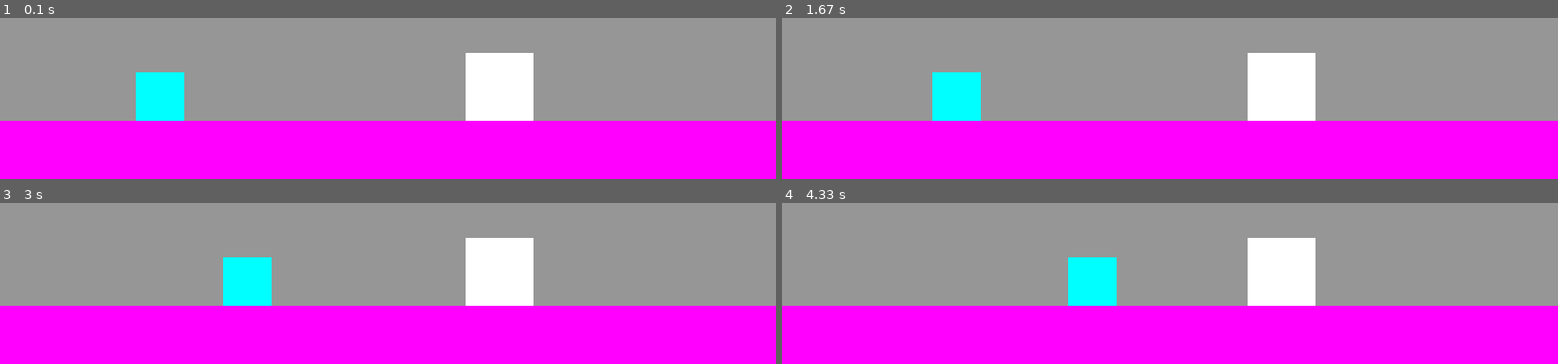
Above: before the commit, frames 1-4 (two rows, left to right).
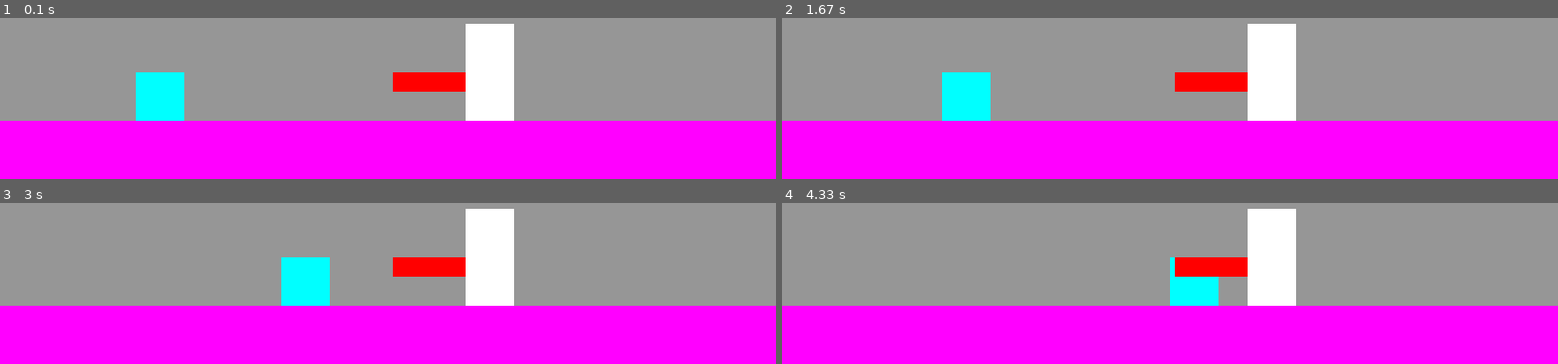
Above: after the commit, the same moments.

Repository: EliaMaillard-Salin/MiniStudio
Game: pygame game, started from IA_Boss.py
The game is run twice, just before and just after one commit, with the same random seed, the same clock (stepped at 60 frames per second) and the same inputs.
Inputs:
- Up to frame 1 (0.1 s): no input
- Up to frame 2 (1.67 s): tap D at 0.33 s
- Up to frame 3 (3 s): tap D at 1.67, 2.07, 2.37, 2.57, 2.9 s
- Up to frame 4 (4.33 s): tap D at 3.2, 3.4, 3.7, 3.97, 4.3 s

The runs differ from the first frame. In frame 1, 3.3% of the frame differs, in the area x 50-69%, y 3-64%; in frame 2, 4.1%; in frame 3, 7.1%, in the area x 28-69%, y 3-64%; in frame 4, 6.4%.

Commit message:
Attack basique Athena

Diff:
--- a/IA_Boss.py
+++ b/IA_Boss.py
@@ -1,38 +1,88 @@
 import pygame as py
 from random import *
-import time
 
 class Boss:
     def __init__(self, x,y,c,w,h):
+        #Athena
         self.x = x
         self.y = y
         self.color = c
         self.width = w
         self.height = h
+        self.status_parry = False
+        #Weapon
+        self.x_weapon = self.x + (self.width/2)
+        self.y_weapon = self.y + (self.height/2)
+        self.range_weapon = 250
+        self.w_weapon = 100
+        self.h_weapon = 20
+        #Shield
+        self.w_shield = 10
+        self.h_shield = h + 10
 
     def move(self):
         self.x -= 5
 
+    def collide_attack(self):
+        if (((self.x_weapon - self.w_weapon) <= player.x+player.width
+            and self.x >= player.x
+            and self.y_weapon <= player.y + player.height
+            and self.y_weapon >= player.y)
+            or ((self.x_weapon + self.w_weapon) >= player.x
+            and self.x + self.width <= player.x +player.width
+            and self.y_weapon <= player.y + player.height
+            and self.y_weapon >= player.y)):
+               return True
+        return False
+
     def attack(self) :
-        py.draw.rect(fen, (255,0,0), (athena.x,athena.y,athena.width,athena.height))
+        clock.tick(60)
+        r = self.range_weapon-self.w_weapon+1
+        attack = True
+        a_duration = 0
+        start = py.time.get_ticks()
+        if self.x > player.x :
+            for _ in range (r//2):
+                update_screen()
+                self.w_weapon+=2
+                if self.collide_attack() and player.hp > 0 and attack:
+                    player.hp -= 1
+                    attack = False
+        else :
+            for _ in range(r//2):
+                update_screen()
+                self.w_weapon+=2
+                if self.collide_attack() and player.hp > 0:
+                    player.hp -= 1
+                    attack = False
+        self.w_weapon = self.range_weapon - r - 1
+        while a_duration < 150 :
+            a_duration = py.time.get_ticks() - start
+
+    def attack_aoe(self):
+        py.draw.rect(fen, (255,0,0), (self.x/2,self.y/2,60,30))
         py.display.flip()
 
     def parry(self):
-        if -100 <= self.x - player.x <= 100 :
-            p = randint(1,100)
-            if p <= +(self.x - player.x):
-                py.draw.rect(fen, (255,255,0), (athena.x,athena.y,athena.width,athena.height))
-                py.display.flip()
-                p_duration = randint(10,30)
+        if self.status_parry == False:
+            py.draw.rect(fen, (255,255,0), (self.x,self.y,self.width,self.height))
+            py.display.flip()
+            self.status_parry = True
+        else:
+            py.draw.rect(fen, self.color, (self.x,self.y,self.width,self.height))
+            py.display.flip()
+            self.status_parry = False
+
 
 
 class Player:
-    def __init__(self, x,y,c,w,h):
+    def __init__(self, x,y,c,w,h,hp):
         self.x = x
         self.y = y
         self.color = c
         self.width = w
         self.height = h
+        self.hp = hp
 
     def move(self, m):
         self.x += m*5
@@ -42,36 +92,65 @@
 w_screen = 600
 fen = py.display.set_mode((h_screen, w_screen))
 base_ground = 9*(w_screen/10)
-player = Player((w_screen/5)+20,base_ground-50,(0,255,255),50,50)#x,y,color,w,h
-athena = Boss(4*(w_screen/5),base_ground-70,(255,255,255),70,70)#x,y,color,w,h
+player = Player((w_screen/5)+20,base_ground-50,(0,255,255),50,50,3)#x,y,color,w,h
+w_athena = 50
+h_athena = 100
+athena = Boss(4*(w_screen/5),base_ground-h_athena,(255,255,255),w_athena,h_athena)#x,y,color,w,h
 clock = py.time.Clock()
 attack_t = 0
+end_game = 0
 
 continuer = True
 
-while continuer :
-    start_t = py.time.get_ticks()
+def update_screen ():
     fen.fill((150,150,150))
-    ground = py.draw.rect(fen,(255,0,255),(0,base_ground,h_screen,w_screen/10))
-    py.draw.rect(fen, player.color, (player.x,player.y,player.width,player.height))
-    py.draw.rect(fen, athena.color, (athena.x,athena.y,athena.width,athena.height))
+    py.draw.rect(fen,(255,0,255),(0,base_ground,h_screen,w_screen/10))
+    if player.hp > 0 :
+        py.draw.rect(fen, player.color, (player.x,player.y,player.width,player.height))
+    if athena.status_parry == False :
+        if athena.x > player.x :
+            py.draw.rect(fen, (255,0,0), (athena.x_weapon-athena.w_weapon,athena.y_weapon,athena.w_weapon,athena.h_weapon))
+            py.draw.rect(fen, athena.color, (athena.x,athena.y,athena.width,athena.height))
+        else :
+            py.draw.rect(fen, athena.color, (athena.x,athena.y,athena.width,athena.height))
+            py.draw.rect(fen, (255,0,0), (athena.x_weapon,athena.y_weapon,athena.w_weapon,athena.h_weapon))
+    else :
+        py.draw.rect(fen, (255,255,0), (athena.x,athena.y,athena.width,athena.height))
     py.display.flip()
+
+
+def pattern_boss():
+    if athena.status_parry == False :
+        action = randint(1,8)
+        if action > 5 and (0 <= athena.x - player.x <= 100 or 0 <= player.x - athena.x <= 100) :
+            athena.parry()
+        else:
+            athena.attack()
+    else :
+        athena.parry()
+
+def player_action():
     pressed = py.key.get_pressed()
     if pressed[py.K_d]:
         player.move(1)
     elif pressed[py.K_q] :
         player.move(-1)
-    if attack_t >= 40 :
-        action = randint(1,8)
-        if action < 6 :
-            athena.attack()
-        else:
-            athena.parry()
-        attack_t = 0
+
+
+while continuer and end_game < 1500 :
+    start_t = py.time.get_ticks()
+    update_screen()
+    if player.hp > 0:
+        player_action()
+    if attack_t >= 400 and player.hp > 0 :
+       pattern_boss()
+       attack_t = 0
     for event in py.event.get():
         if event.type == py.QUIT:
             continuer = False
 
     end_t = py.time.get_ticks()
     attack_t += end_t - start_t
-    clock.tick(60)
+    if player.hp == 0:
+        end_game += end_t - start_t
+    clock.tick(90)
